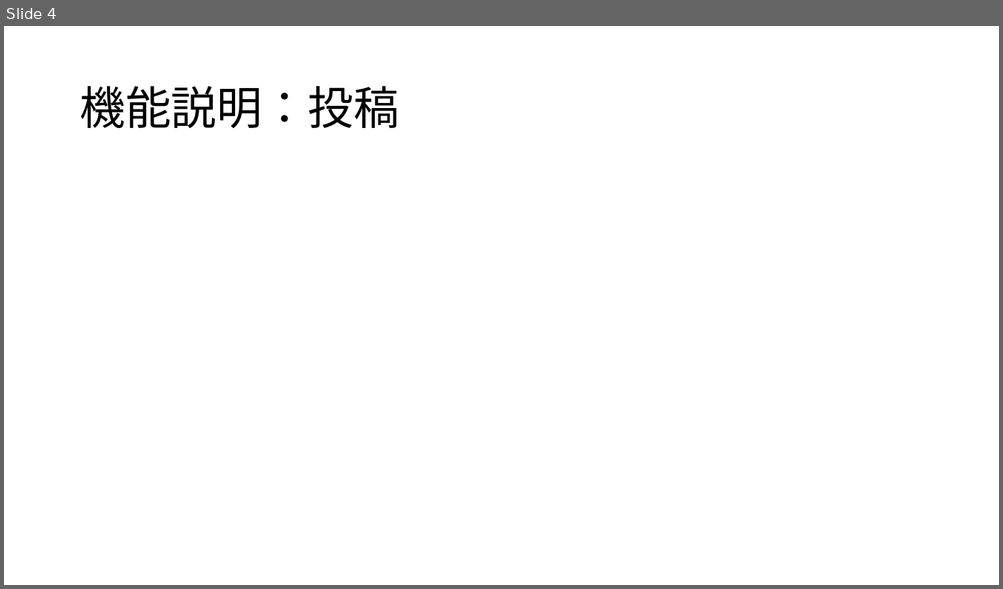
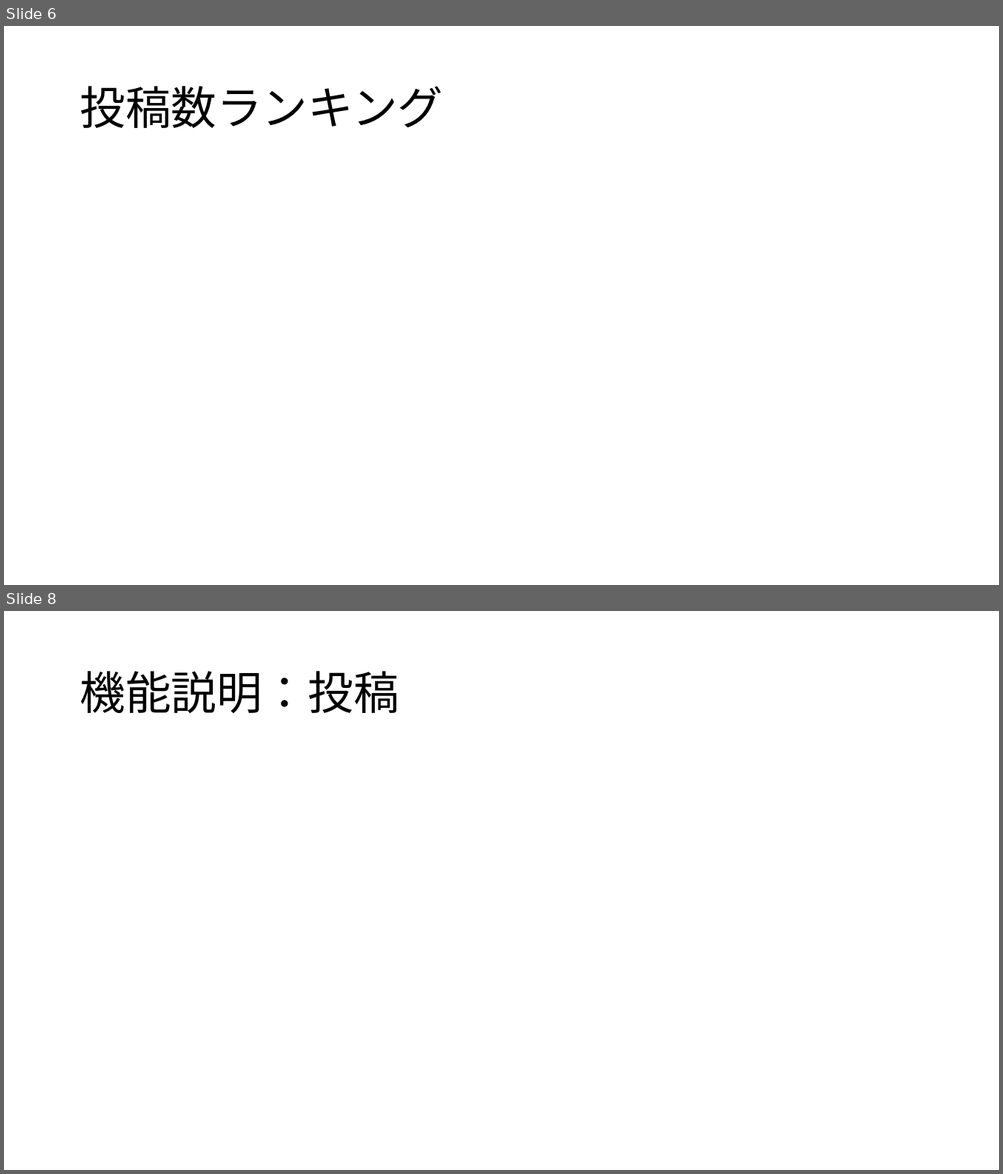
Before and after one commit to dojo2022/B-3, a slide deck: doc/B3炙りえんがわ_成果発表会資料.pptx. Shown one above the other, each under a label of ours: slide 4 before the commit, slides 6 and 8 after it; the slides between them are not shown. The pictures are 1003x589 and 1003x1174 pixels, drawn with LibreOffice and Linux fonts; fonts in the diff are those of the drawing. Boxes give left, top, right and bottom in pixels: in the first picture for what was removed or moved away, otherwise in the second. Text is boxed around its words. In the diff, an @@ line names an element or a change of style, - is before the commit and + after.

```diff
--- a/doc/B3炙りえんがわ_成果発表会資料.pptx
+++ b/doc/B3炙りえんがわ_成果発表会資料.pptx
@@ slide 6 added at [4, 26, 999, 585], background #FFFFFF @@
@@ title added at [79, 86, 443, 128], 44 pt, text #000000 @@
+投稿数ランキング
@@ what was slide 4 is now slide 8 @@
```
Also in this commit, not shown: 2 slides changed, 5 other slides added, 1 slide removed.
